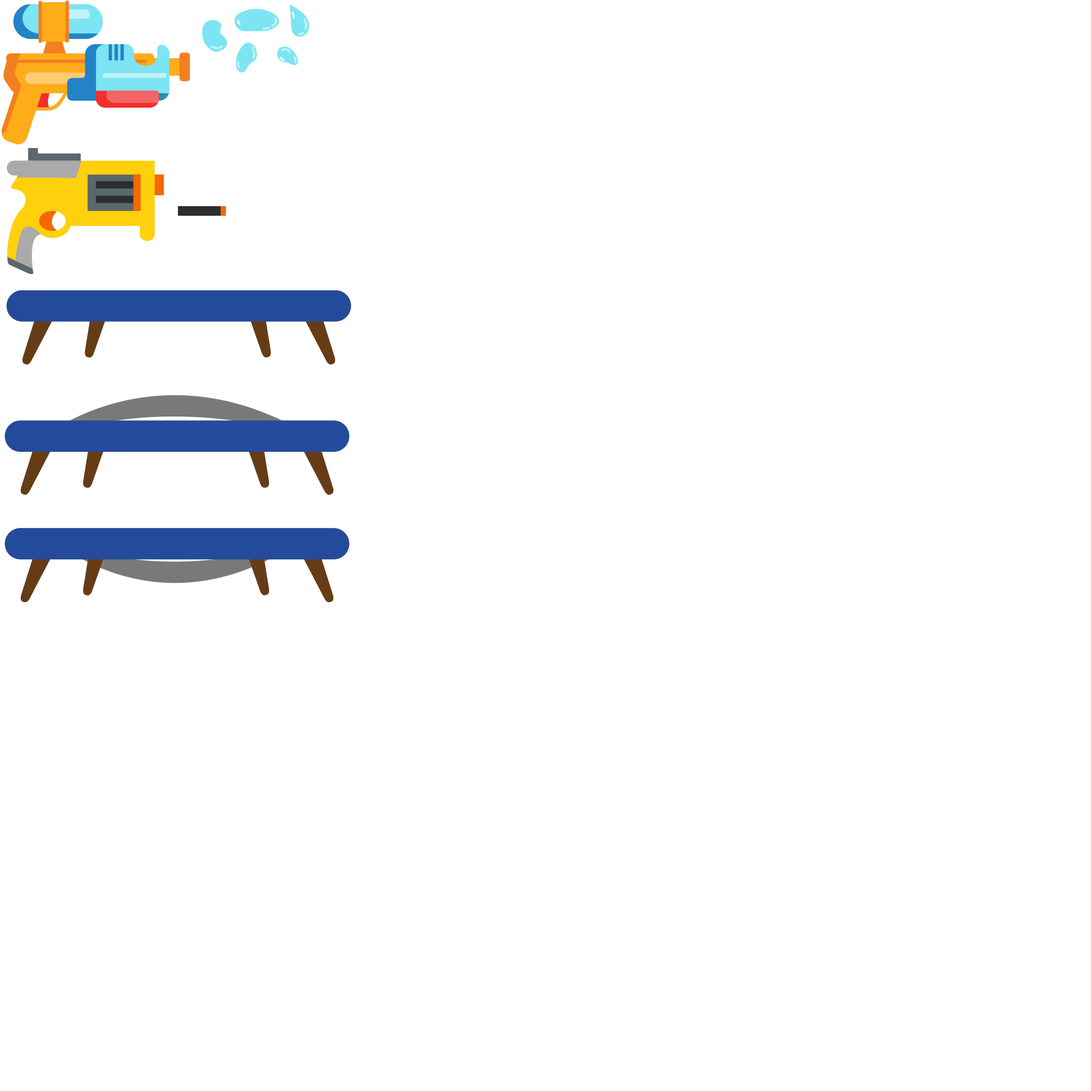
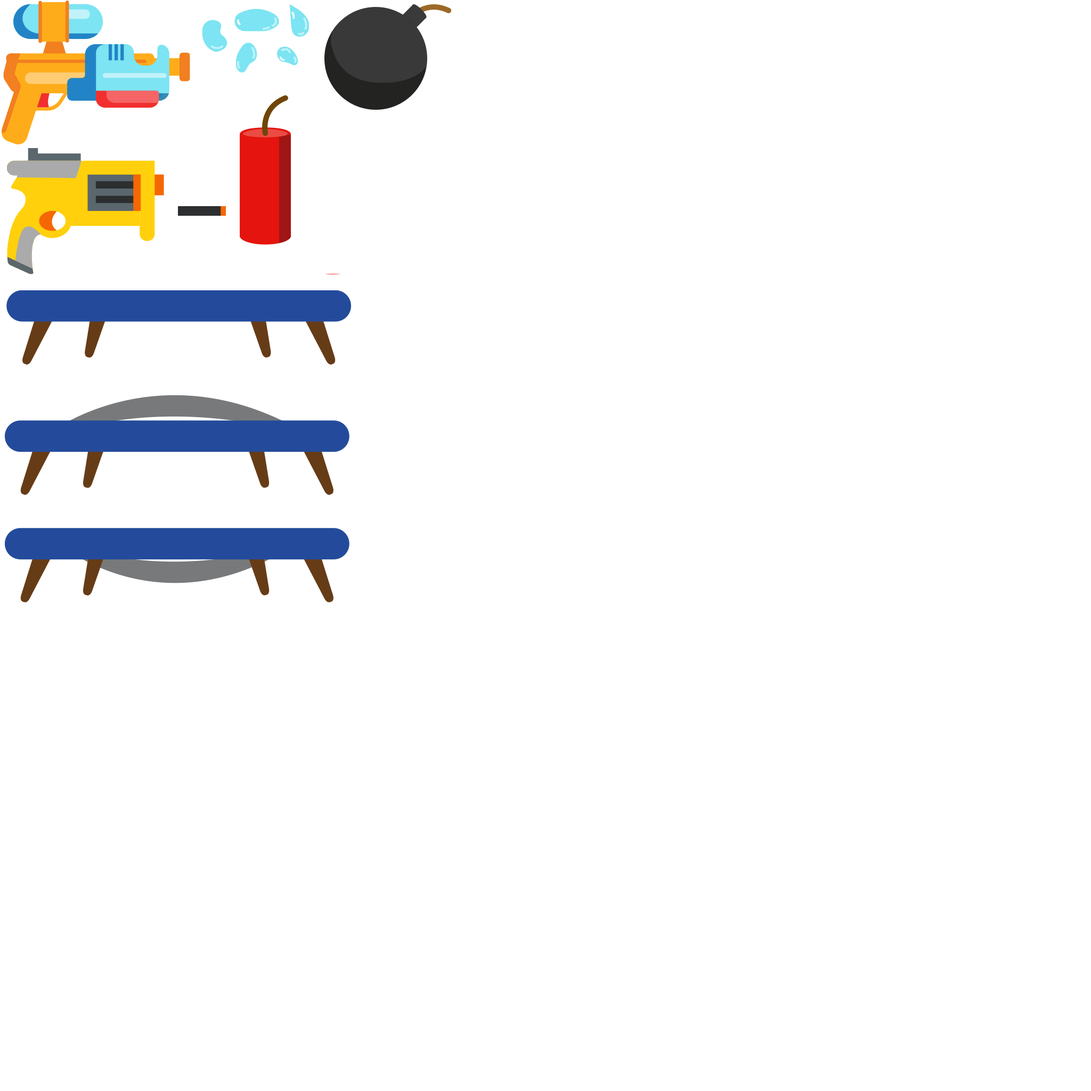
Layers edited between the first and the second 1091 × 1091 image:
added layer "bomb" above "dino" over (x1=324, y1=4, x2=452, y2=110)
added layer "dino" above "TNT" over (x1=239, y1=95, x2=291, y2=245)
added layer "TNT" above "tramplin" over (x1=325, y1=273, x2=342, y2=275)
